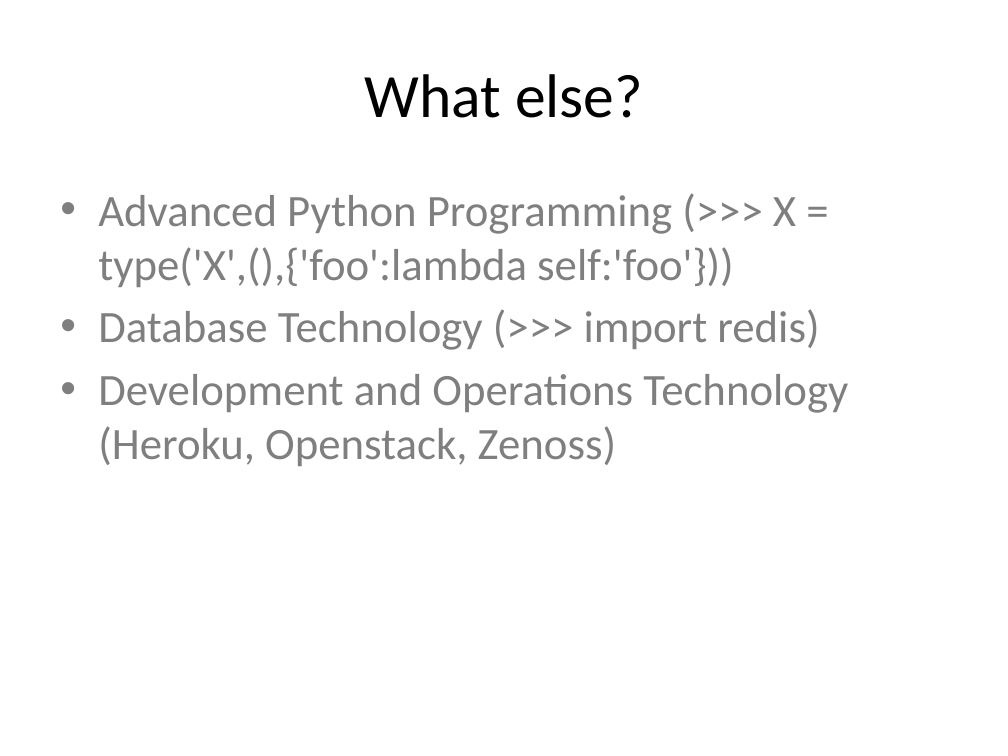
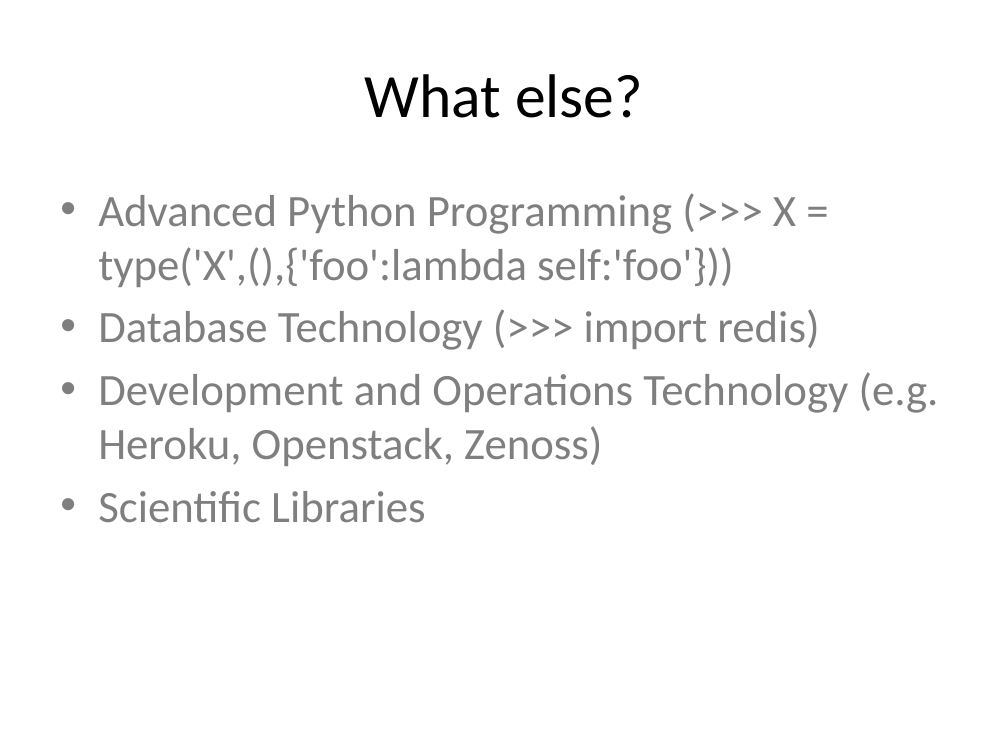
Before and after one commit to DCPython/generic-meetup-slides, a slide deck: slide 48 of DC Python Generic Meetup Slides.pptx (slide 47 before the commit). Drawn at 1008x756 pixels with LibreOffice and Linux fonts; fonts in the diff are those of the drawing. Boxes give left, top, right and bottom in pixels: in the first picture for what was removed or moved away, otherwise in the second. Text is boxed around its words. In the diff, an @@ line names an element or a change of style, - is before the commit and + after.

```diff
--- a/DC Python Generic Meetup Slides.pptx
+++ b/DC Python Generic Meetup Slides.pptx
@@ text at (x1=98, y1=372, x2=939, y2=522): text changed @@
-• Development and Operations Technology (Heroku, Openstack, Zenoss)
+• Development and Operations Technology (e.g. Heroku, Openstack, Zenoss)
+• Scientific Libraries
```
Also in this commit, not shown: 7 other slides changed, 2 slides added.
